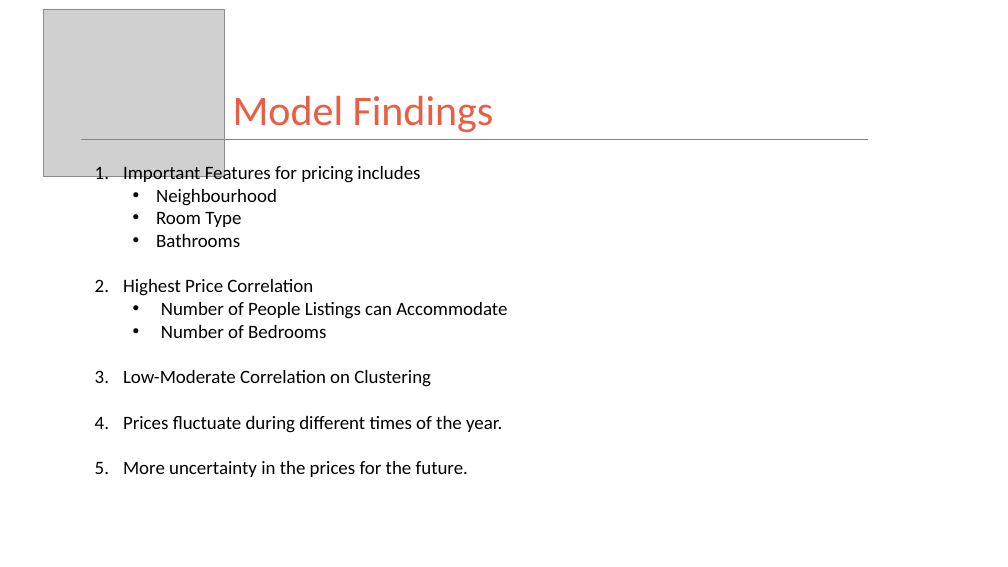
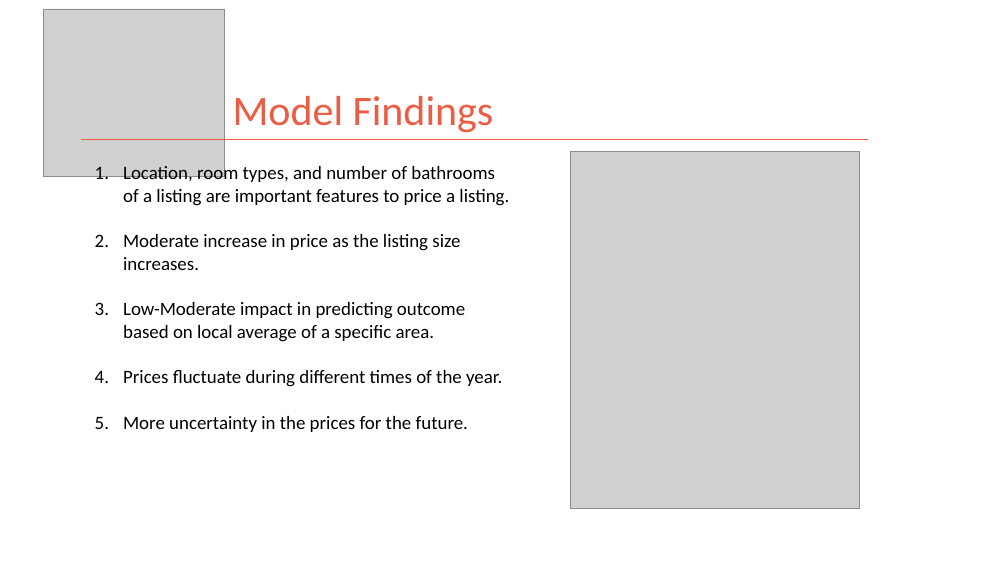
Before and after one commit to kman4/AirbnbPredictions, a slide deck: slide 8 of Airbnb Price Predictions (Model).pptx. Drawn at 1008x567 pixels with LibreOffice and Linux fonts; fonts in the diff are those of the drawing; grey boxes stand for pictures. Boxes give left, top, right and bottom in pixels: in the first picture for what was removed or moved away, otherwise in the second. Text is boxed around its words. In the diff, an @@ line names an element or a change of style, - is before the commit and + after.

Commit message:
add image & update powerpoint

```diff
--- a/Airbnb Price Predictions (Model).pptx
+++ b/Airbnb Price Predictions (Model).pptx
@@ text at [123, 164, 509, 342]: text changed @@
-1. Important Features for pricing includes
-  • Neighbourhood
-  • Room Type
-  • Bathrooms
-2. Highest Price Correlation
-  • Number of People Listings can Accommodate
-  • Number of Bedrooms
-3. Low-Moderate Correlation on Clustering
+1. Location, room types, and number of bathrooms of a listing are important features to price a listing.
+2. Moderate increase in price as the listing size increases.
+3. Low-Moderate impact in predicting outcome based on local average of a specific area.
@@ picture added at [570, 151, 860, 508] @@
```
Also in this commit, not shown: 2 other slides changed, 1 slide removed, 2 other files.
